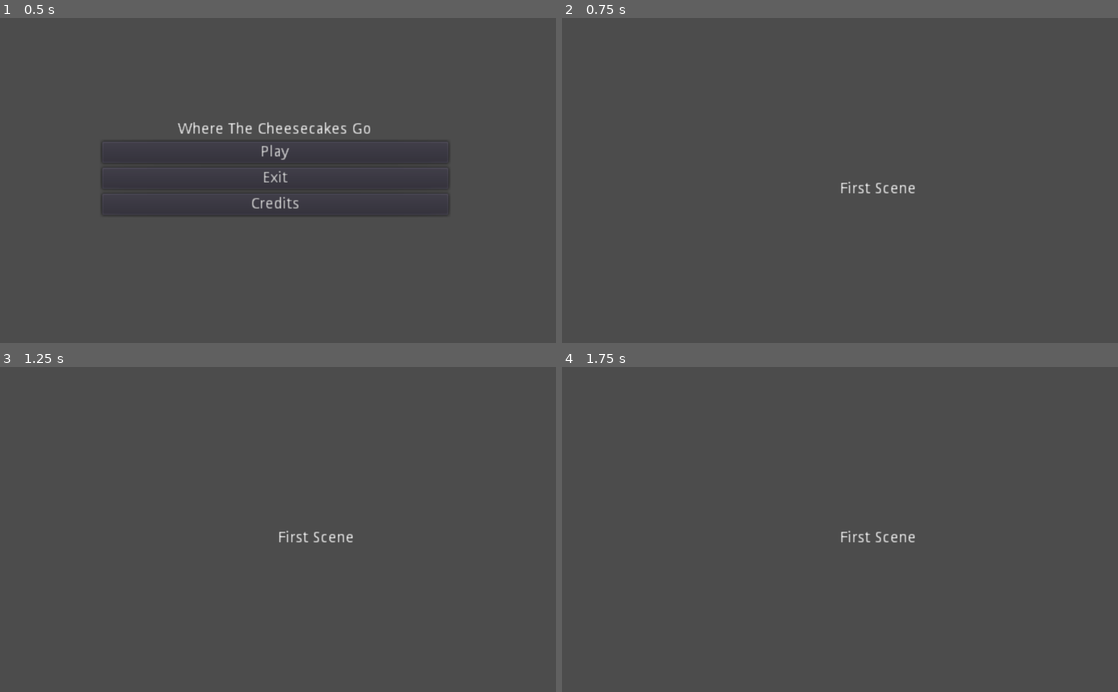
Above: before the commit, frames 1-4 (two rows, left to right).
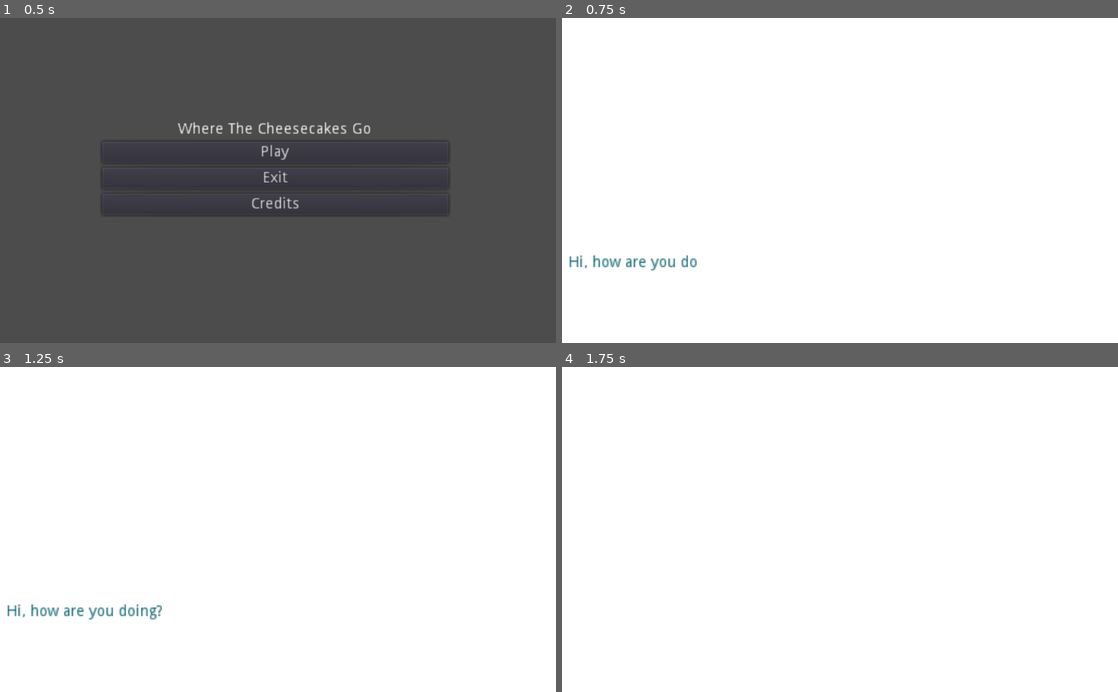
Above: after the commit, the same moments.

Repository: EliKasher/cheesecake
Game: Godot game, scene res://main_menu.tscn
Two runs of this game, one before a commit and one after it. Both use one fixed random seed, a clock stepped at 60 frames per second and the inputs below.
Inputs:
- Up to frame 1 (0.5 s): no input
- Up to frame 2 (0.75 s): click "Play" at 0.5 s
- Up to frame 3 (1.25 s): no input
- Up to frame 4 (1.75 s): tap Enter (ui_accept) at 1.25, 1.35, 1.52 s

Frame 1 is identical in both runs. In frame 2, 100% of the frame differs, in the area x 0-100%, y 0-100%; in frame 3, 100%; in frame 4, 100%.

Commit message:
Dialog
We added the dialog box to our project

Diff:
--- /dev/null
+++ b/dialog.gd
@@ -0,0 +1,29 @@
+extends Control
+
+var dialog = ['Hi, how are you doing?', 'AAAAAAAAAAAAAAAAAAAAAAAAAAAAAAAAAAAAAAAAAAAAAAAAAAAAAAAAAAAAAAAAAAA']
+var text_speed = 0.01
+
+var dialog_index = 0
+
+# Called when the node enters the scene tree for the first time.
+func _ready():
+	$RichTextLabel.bbcode_text = ''
+	load_dialog()
+
+func _process(delta):
+	if Input.is_action_just_pressed("ui_accept"):
+		load_dialog()
+
+func load_dialog():
+	if dialog_index < dialog.size():
+		$RichTextLabel.bbcode_text = dialog[dialog_index]
+		$RichTextLabel.percent_visible = 0
+		var tween_duration = text_speed * dialog[dialog_index].length()
+		$Tween.interpolate_property(
+			$RichTextLabel, "percent_visible", 0, 1, tween_duration,
+			Tween.TRANS_LINEAR, Tween.EASE_IN_OUT
+		)
+		$Tween.start()
+	else:
+		queue_free()
+	dialog_index += 1
--- a/first_scene.tscn
+++ b/first_scene.tscn
@@ -1,13 +1,106 @@
-[gd_scene format=2]
+[gd_scene load_steps=9 format=2]
+
+[ext_resource path="res://dialog.gd" type="Script" id=1]
+
+[sub_resource type="ShaderMaterial" id=5]
+
+[sub_resource type="Shader" id=6]
+
+[sub_resource type="ShaderMaterial" id=7]
+next_pass = SubResource( 5 )
+shader = SubResource( 6 )
+
+[sub_resource type="QuadMesh" id=1]
+
+[sub_resource type="Theme" id=2]
+
+[sub_resource type="Animation" id=3]
+length = 0.001
+tracks/0/type = "value"
+tracks/0/path = NodePath("Next:rect_position")
+tracks/0/interp = 1
+tracks/0/loop_wrap = true
+tracks/0/imported = false
+tracks/0/enabled = true
+tracks/0/keys = {
+"times": PoolRealArray( 0 ),
+"transitions": PoolRealArray( 1 ),
+"update": 0,
+"values": [ Vector2( 479.213, 52.439 ) ]
+}
+
+[sub_resource type="Animation" id=4]
+resource_name = "waiting"
+loop = true
+tracks/0/type = "value"
+tracks/0/path = NodePath("Next:rect_position")
+tracks/0/interp = 2
+tracks/0/loop_wrap = true
+tracks/0/imported = false
+tracks/0/enabled = true
+tracks/0/keys = {
+"times": PoolRealArray( 0, 0.5 ),
+"transitions": PoolRealArray( 1, 1 ),
+"update": 0,
+"values": [ Vector2( 479.213, 52.439 ), Vector2( 479.213, 51 ) ]
+}
 
 [node name="First Scene" type="Node2D"]
-
-[node name="First Scene" type="Label" parent="."]
-margin_right = 40.0
-margin_bottom = 14.0
-text = "First Scene"
 
 [node name="Camera2D" type="Camera2D" parent="."]
 position = Vector2( 0, -1 )
 current = true
 zoom = Vector2( 0.5, 0.5 )
+
+[node name="MeshInstance2D" type="MeshInstance2D" parent="."]
+material = SubResource( 7 )
+position = Vector2( 5.68434e-14, 4 )
+scale = Vector2( 534, 312 )
+mesh = SubResource( 1 )
+
+[node name="Dialog" type="Control" parent="."]
+modulate = Color( 0.0392157, 0.443137, 0.505882, 1 )
+self_modulate = Color( 0.0235294, 0.262745, 0.262745, 1 )
+margin_left = -260.0
+margin_top = 58.0
+margin_right = 261.0
+margin_bottom = 154.0
+theme = SubResource( 2 )
+script = ExtResource( 1 )
+__meta__ = {
+"_edit_group_": true
+}
+
+[node name="Texture" type="TextureRect" parent="Dialog"]
+modulate = Color( 0.0666667, 0.419608, 0.439216, 1 )
+self_modulate = Color( 0.109804, 0.627451, 0.603922, 1 )
+anchor_right = 1.0
+anchor_bottom = 1.0
+
+[node name="RichTextLabel" type="RichTextLabel" parent="Dialog"]
+anchor_right = 1.0
+anchor_bottom = 1.0
+margin_left = 10.0
+margin_top = 10.0
+margin_right = -10.0
+margin_bottom = -10.0
+bbcode_enabled = true
+
+[node name="Tween" type="Tween" parent="Dialog"]
+
+[node name="Next" type="TextureRect" parent="Dialog"]
+modulate = Color( 0.0509804, 0.513726, 0.462745, 1 )
+anchor_left = 1.0
+anchor_top = 1.0
+anchor_right = 1.0
+anchor_bottom = 1.0
+margin_left = -41.787
+margin_top = -43.561
+margin_right = -1.78357
+margin_bottom = -3.56081
+
+[node name="AnimationPlayer" type="AnimationPlayer" parent="Dialog/Next"]
+root_node = NodePath("../..")
+autoplay = "waiting"
+anims/RESET = SubResource( 3 )
+anims/waiting = SubResource( 4 )
Not shown, added: Assets/next_indicator.png.import
